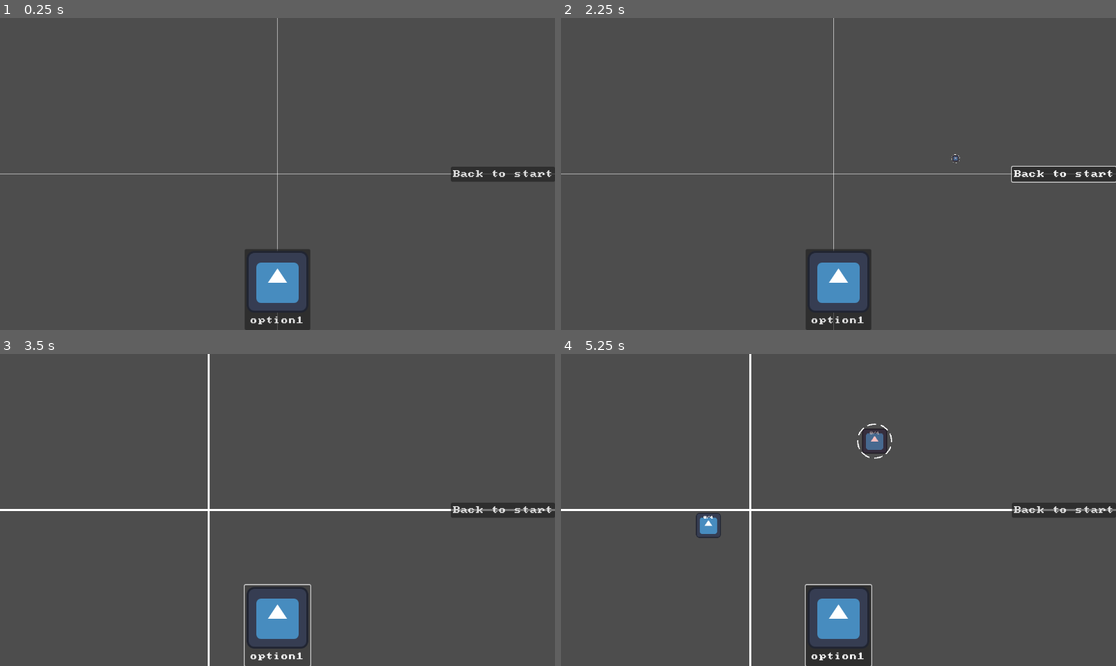
Above: before the commit, frames 1-4 (two rows, left to right).
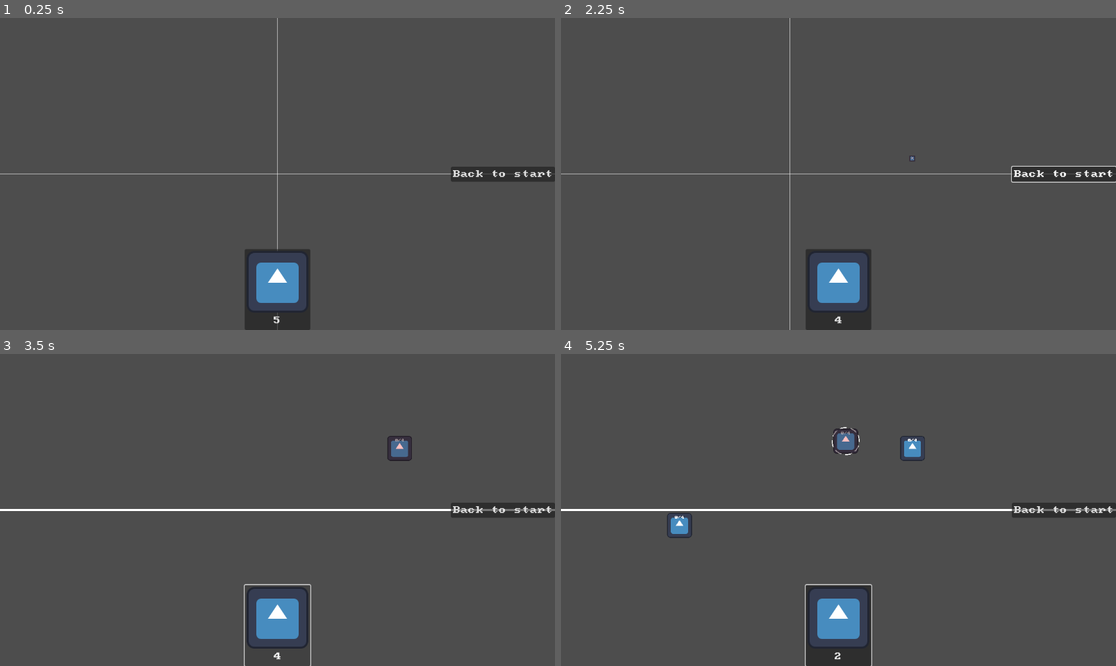
Above: after the commit, the same moments.

Repository: Iviv122/swiatlowod-2
Game: Godot game, scene res://main.tscn
The game is run twice, just before and just after one commit, with the same random seed, the same clock (stepped at 60 frames per second) and the same inputs. The engine's default icon, where the game draws it, is replaced by a stand-in: a white triangle on a blue panel in a dark square.
Inputs (mouse positions are in pixels of both pictures, inside the frame that each line leads up to):
- Up to frame 1 (0.25 s): no input
- Up to frame 2 (2.25 s): click "option1" (after the commit: "5") at 0.5 s; click "Back to start" at 1.25 s; move the mouse to (960, 158) at 2.02 s; press the mouse at (960, 158) at 2.03 s; hold D (right) from 2.03 s (still down)
- Up to frame 3 (3.5 s): tap Mouse wheel down (zoomout) at 2.3 s; release D (right) at 2.75 s; release the mouse at (399, 494) at 2.75 s; click "option1" (after the commit: "4") at 2.75 s
- Up to frame 4 (5.25 s): drag from (727, 525) to (810, 572) at 3.52 s; click "option1" (after the commit: "3") at 4.25 s; move the mouse to (894, 441) at 5.02 s; press the mouse at (894, 441) at 5.03 s; hold D (right) from 5.03 s (still down)

The runs differ from the first frame. In frame 1, 0.1% of the frame differs, in the area x 45-55%, y 95-99%; in frame 2, 0.4%; in frame 3, 0.8%; in frame 4, 1.9%, in the area x 19-66%, y 0-100%.

Commit message:
camera fix, limited placement

Diff:
--- a/assets/sample.tres
+++ b/assets/sample.tres
@@ -1,6 +1,6 @@
 [gd_resource type="Resource" script_class="Sample" load_steps=3 format=3 uid="uid://dng6afw2b1ax4"]
 
-[ext_resource type="Script" uid="uid://d4cj8rtdv624p" path="res://objects/components/sample.gd" id="1_vfvhd"]
+[ext_resource type="Script" uid="uid://d4cj8rtdv624p" path="res://objects/components_concrete/sample.gd" id="1_vfvhd"]
 [ext_resource type="Texture2D" uid="uid://b553c82dcwbeu" path="res://icon.svg" id="2_ku1nr"]
 
 [resource]
--- a/main.tscn
+++ b/main.tscn
@@ -1,11 +1,18 @@
-[gd_scene load_steps=7 format=3 uid="uid://c2swm0qftsr7y"]
+[gd_scene load_steps=9 format=3 uid="uid://c2swm0qftsr7y"]
 
 [ext_resource type="Script" uid="uid://g0gktq42cgrq" path="res://objects/ui/function_select.gd" id="1_0xm2m"]
 [ext_resource type="Script" uid="uid://cjqnn4475ilyy" path="res://objects/ui/mouse.gd" id="1_h2yge"]
 [ext_resource type="PackedScene" uid="uid://c0uoji56xna3x" path="res://prefabs/component.tscn" id="2_1bvp3"]
 [ext_resource type="Resource" uid="uid://dng6afw2b1ax4" path="res://assets/sample.tres" id="4_1bvp3"]
+[ext_resource type="Script" uid="uid://ckbxto3f132l4" path="res://objects/components/component_stash.gd" id="5_272bh"]
 [ext_resource type="Script" uid="uid://coyx87dugdujn" path="res://objects/camera/camera_return_to_origin.gd" id="5_lquwl"]
 [ext_resource type="Script" uid="uid://dumw5oi7t7v2" path="res://objects/camera/camera_move.gd" id="6_7mycd"]
+
+[sub_resource type="Resource" id="Resource_5vw27"]
+script = ExtResource("5_272bh")
+comp = ExtResource("4_1bvp3")
+amount = 5
+metadata/_custom_type_script = "uid://ckbxto3f132l4"
 
 [node name="Node2D" type="Node2D"]
 
@@ -34,7 +41,7 @@
 text = "option1
 "
 script = ExtResource("1_0xm2m")
-res = ExtResource("4_1bvp3")
+res = SubResource("Resource_5vw27")
 mouse = NodePath("../../../Mouse")
 metadata/_custom_type_script = "uid://g0gktq42cgrq"
 
--- a/objects/camera/camera_move.gd
+++ b/objects/camera/camera_move.gd
@@ -36,7 +36,7 @@
 		zoom.y = min(zoom.y+0.2,MaxZoom)
 	if event.is_action_pressed("zoomout"):
 		zoom.y = max(zoom.y-0.2,MinZoom)
-		zoom.x = max(zoom.y-0.2,MinZoom)
+		zoom.x = max(zoom.x-0.2,MinZoom)
 
 	if event is InputEventMouseButton:
 		var mouse_event := event as InputEventMouseButton
@@ -49,7 +49,7 @@
 				dragging = false
 
 func _process(delta: float) -> void:
-	position += dir * Speed * delta
+	position += dir * Speed * delta/zoom
 
 	if dragging:
 		var current_mouse_pos = get_viewport().get_mouse_position()
--- a/objects/component_instance.gd
+++ b/objects/component_instance.gd
@@ -1,8 +1,6 @@
 extends StaticBody2D
 class_name ComponentInstance
 
-# replace with resource
-# where resource will have function
 @export var component: Component
 @export var sprite: Sprite2D
 @export var selection_circle: SelectionCircle
@@ -17,16 +15,13 @@
 	neighbours.append(neighbour)
 	updated.emit(self)
 	component.on_connect()
-	PopTextCreatorInstance.pop_text(global_position,"+connected",Color.GREEN)
+	PopTextCreatorInstance.pop_text(global_position,"connected",Color.GREEN)
 
 func _mouse_enter() -> void:
 	selection_circle.appear()
 
 func _mouse_exit() -> void:
 	selection_circle.disappear()
-
-func give_max_space_error() -> void:
-	pass
 
 func have_space() -> bool:
 	return neighbours.size() != component.max_connections
--- /dev/null
+++ b/objects/components/component_stash.gd
@@ -0,0 +1,15 @@
+extends Resource
+class_name ComponentStash
+
+@export var comp : Component
+@export var amount : int
+
+signal used()
+signal ended()
+
+func pull():
+
+    amount-=1
+    used.emit()
+    if amount == 0:
+        ended.emit()
--- a/objects/grid.gd
+++ /dev/null
@@ -1,6 +0,0 @@
-class_name Grid
-
-var components : int
-
-func _ready():
-    print(1)
--- a/objects/ui/function_select.gd
+++ b/objects/ui/function_select.gd
@@ -1,13 +1,22 @@
 extends Button
 class_name FunctionSelect
 
-@export var res : Component
+@export var res : ComponentStash
 @export var mouse : Mouse
 
 func _ready():
 	icon_alignment = HORIZONTAL_ALIGNMENT_CENTER
 	vertical_icon_alignment = VERTICAL_ALIGNMENT_TOP
-	icon = res.sprite
+	icon = res.comp.sprite
+
+	res.used.connect(update)
+	res.ended.connect(update)
+	update()
+
+func update():
+	if res.amount == 0:
+		queue_free()
+	text = str(res.amount)
 
 func _pressed() -> void:
 	mouse.set_component(res)
--- a/objects/ui/mouse.gd
+++ b/objects/ui/mouse.gd
@@ -2,7 +2,7 @@
 class_name Mouse
 
 var last_function_selecter : FunctionSelect
-var current_component : Component
+var current_component : ComponentStash
 var is_colliding : bool
 
 @export var component_prefab : PackedScene
@@ -19,9 +19,9 @@
 	current_state = MouseState.Idle
 	move(global_position)
 
-func set_component(comp : Component):
+func set_component(comp : ComponentStash):
 	current_component = comp
-	texture = comp.sprite
+	texture = comp.comp.sprite
 func clear():
 	current_component = null
 	texture = null
@@ -73,9 +73,13 @@
 		return
 	var m : ComponentInstance = component_prefab.instantiate()
 
-	m.set_component(current_component)
+	m.set_component(current_component.comp)
 	m.global_position = global_position
 
+	current_component.pull()
+
+	if current_component.amount == 0:
+		clear()
 
 	get_tree().root.add_child(m)
 
Not shown, changed: objects/component_instance.gd.uid
Not shown, added: objects/components/component_stash.gd.uid
Renamed: objects/components/sample.gd -> objects/components_concrete/sample.gd
Renamed: objects/components/sample.gd.uid -> objects/components_concrete/sample.gd.uid
Renamed: objects/components/wire.gd -> objects/components_concrete/wire.gd
Renamed: objects/components/wire.gd.uid -> objects/components_concrete/wire.gd.uid
Not shown, changed: objects/function.gd.uid
Not shown, removed: objects/grid.gd.uid
